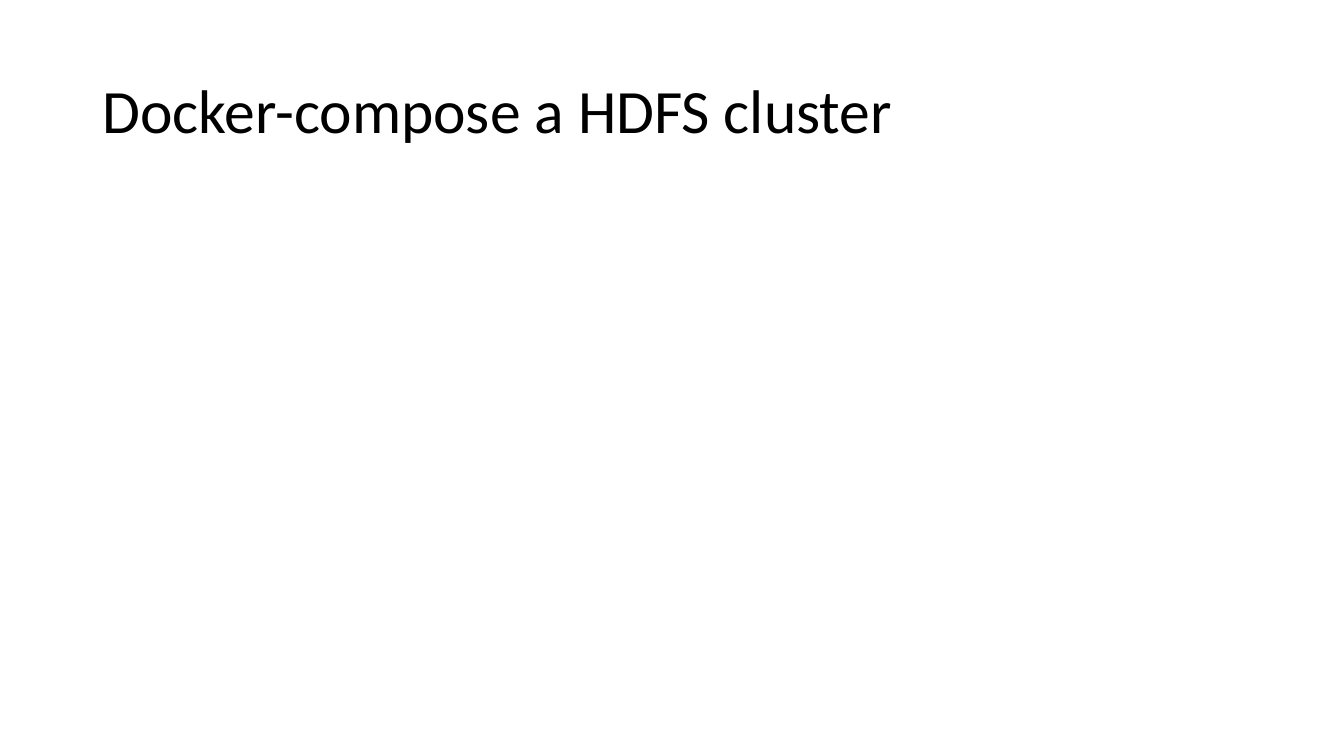
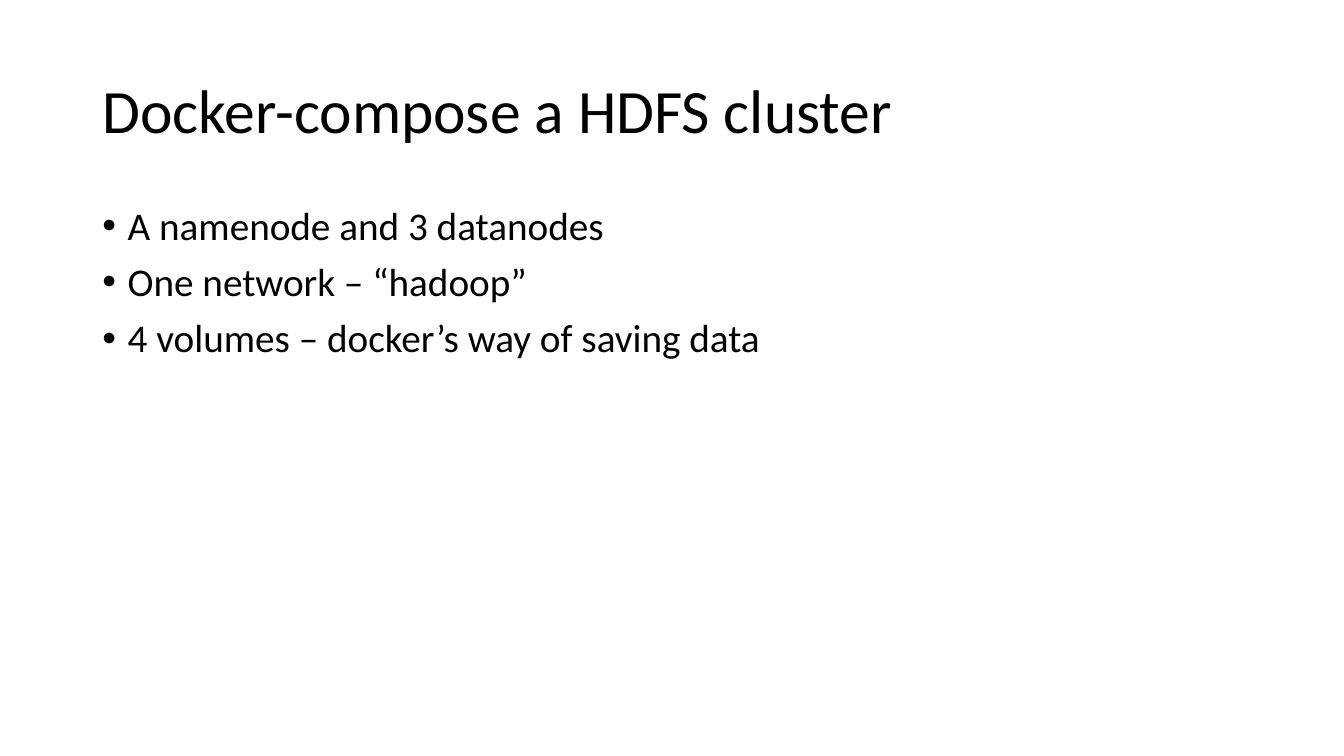
Before and after one commit to jakobhviid/BDDST21, a slide deck: slide 2 of Lecture2/Lecture2Ex.pptx (slide 3 before the commit). Drawn at 1344x756 pixels with LibreOffice and Linux fonts; fonts in the diff are those of the drawing. Boxes give left, top, right and bottom in pixels: in the first picture for what was removed or moved away, otherwise in the second. Text is boxed around its words. In the diff, an @@ line names an element or a change of style, - is before the commit and + after.

Commit message:
Prettify python and Docker files, and finalize powerpoint

```diff
--- a/Lecture2/Lecture2Ex.pptx
+++ b/Lecture2/Lecture2Ex.pptx
@@ text added at (128, 212, 759, 359), 28 pt, text #000000 @@
+• A namenode and 3 datanodes
+• One network – “hadoop”
+• 4 volumes – docker’s way of saving data
```
Also in this commit, not shown: 6 other slides changed, 1 slide removed, 9 other files.
